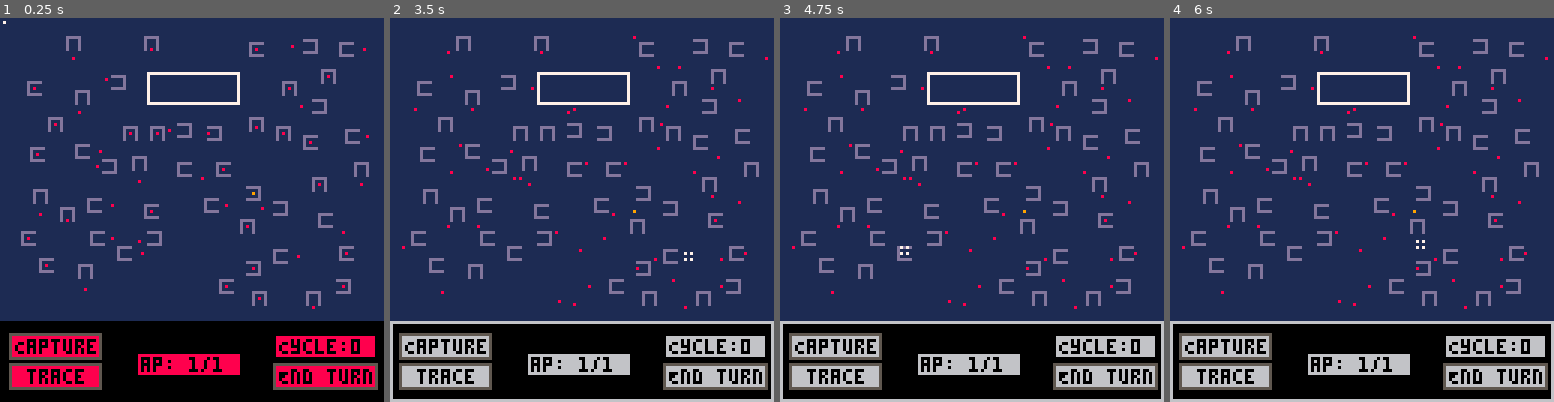
Above: before the commit, frames 1-4 (left to right).
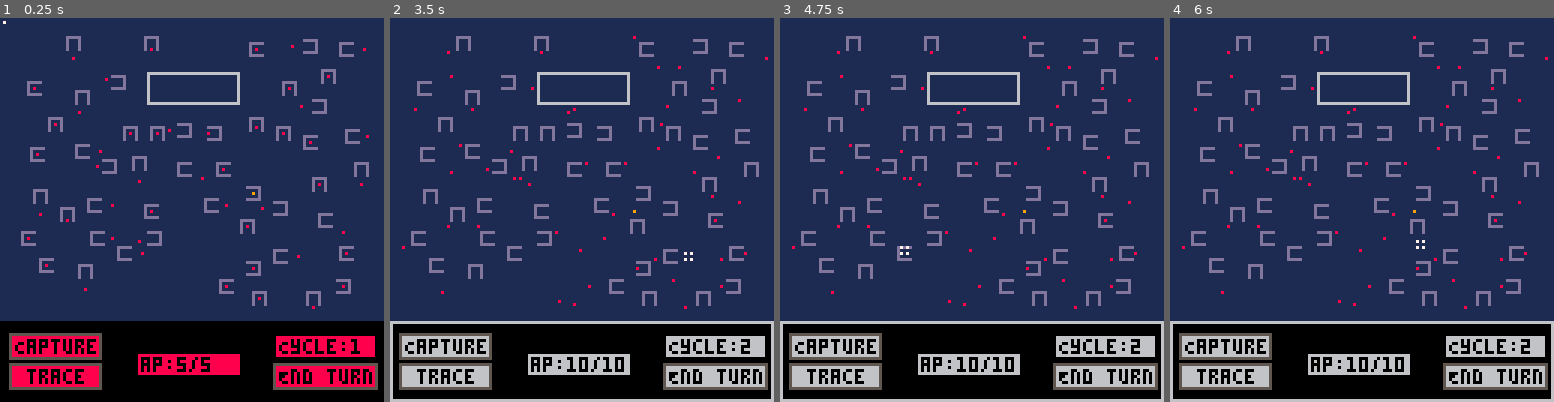
Above: after the commit, the same moments.

Repository: vholmer/capture-and-trace
Game: PICO-8 cartridge cart.p8
The game is run twice, just before and just after one commit, with the same random seed, the same clock (stepped at 60 frames per second) and the same inputs.
Inputs (mouse positions are in pixels of both pictures, inside the frame that each line leads up to):
- Up to frame 1 (0.25 s): no input
- Up to frame 2 (3.5 s): click (670, 121) at 0.67 s; click (436, 267) at 1.22 s; click (497, 114) at 1.77 s; click (562, 259) at 2.32 s; click (624, 106) at 2.87 s; click (685, 256) at 3.42 s
- Up to frame 3 (4.75 s): click (841, 102) at 3.97 s; click (902, 248) at 4.52 s
- Up to frame 4 (6 s): click (1354, 94) at 5.07 s; click (1419, 244) at 5.62 s

The runs differ from the first frame. In frame 1, 0.8% of the frame differs, in the area x 38-94%, y 14-93%; in frame 2, 0.7%; in frame 3, 0.7%; in frame 4, 0.7%.

Commit message:
particles!

Diff:
--- a/lua/draw.lua
+++ b/lua/draw.lua
@@ -21,11 +21,53 @@
 	)
 
 	print(
-		"ap: " .. curr_ap .. "/" .. max_ap,
+		"ap:" .. curr_ap .. "/" .. max_ap,
 		ap_top_left_x + 1,
 		ap_top_left_y + 1,
 		0
 	)
+end
+
+function draw_capture()
+	local mouse_x = stat(32)
+	local mouse_y = stat(33)
+
+	for agent in all(agents) do
+		if capturing then
+			local top_left_x = agent.x - 1
+			local top_left_y = agent.y - 1
+			local bot_right_x = agent.x + 1
+			local bot_right_y = agent.y + 1
+
+			if top_left_x < min_x or top_left_x == nil then
+				top_left_x = min_x
+			end
+			if top_left_y < min_y or top_left_y == nil
+				then top_left_y = min_y
+				end
+			if bot_right_x > max_x or bot_right_x == nil then
+				bot_right_x = max_x
+			end
+			if bot_right_y > max_y  or bot_right_y == nil then
+				bot_right_y = max_y
+			end
+
+			if 		mouse_x >= top_left_x
+				and mouse_x <= bot_right_x
+				and mouse_y >= top_left_y
+				and mouse_y <= bot_right_y
+			then
+				agent_to_capture = agent
+				circ(
+					agent.x,
+					agent.y,
+					4,
+					10
+				)
+				break
+			end
+		end
+	end
 end
 
 function draw_cycle()
@@ -100,10 +142,11 @@
 
 function draw_hall()
 	rect(
-		hall.top_left_x, hall.top_left_y,
-		hall.top_left_x + hall.width,
-		hall.top_left_y + hall.height,
-		7
+		hall.top_left_x,
+		hall.top_left_y,
+		hall.bot_right_x,
+		hall.bot_right_y,
+		6
 	)
 end
 
@@ -170,6 +213,10 @@
 		and true
 	then
 		pset(a.x, a.y, 9)
+	elseif	a.is_captured
+		and true
+	then
+		pset(a.x, a.y, 11)
 	else
 		pset(a.x, a.y, 8)
 	end
@@ -291,6 +338,8 @@
 
 	if game_over then
 		color = 8
+	elseif capturing then
+		color = 12
 	elseif capture_mouse_over and not buttons_disabled then
 		color = 3
 	elseif in_cycle then
@@ -360,3 +409,21 @@
 		0
 	)
 end
+
+function draw_exp_circles()
+	for circle in all(exp_circles) do
+		circ(
+			circle.x,
+			circle.y,
+			circle.r,
+			circle.col
+		)
+		circle.r += circle.speed
+	end
+end
+
+function draw_particles()
+	for particle in all(particles) do
+		pset(particle.x, particle.y, particle.col)
+	end
+end
--- a/lua/game.lua
+++ b/lua/game.lua
@@ -57,21 +57,56 @@
 		end
 	end
 
-	if stat(34) == 1 then
+	if stat(34) == 1 then -- left click
 		if 		mouse_x >= end_turn_top_left_x
 			and mouse_x <= end_turn_bot_right_x
 			and mouse_y >= end_turn_top_left_y
 			and mouse_y <= end_turn_bot_right_y
 			and not buttons_disabled
 		then
+			capturing = false
 			et_mouse_over = false
 			in_cycle = true
-			if cycle_count < 99 then
-				cycle_count += 1
-			else
-				cycle_count = 99
-			end
 			time_cycle = 100
+		end
+
+		if		mouse_x >= capture_top_left_x
+			and mouse_x <= capture_bot_right_x
+			and mouse_y >= capture_top_left_y
+			and mouse_y <= capture_bot_right_y
+		then
+			capturing = true
+		end
+
+		if capturing and agent_to_capture ~= nil then
+			if curr_ap >= 5 then
+				rand_x = flr(rnd(hall.bot_right_x - hall.top_left_x)) + hall.top_left_x
+				rand_y = flr(rnd(hall.bot_right_y - hall.top_left_y)) + hall.top_left_y
+
+				make_particle_line(
+					agent_to_capture.x,
+					agent_to_capture.y,
+					rand_x,
+					rand_y,
+					3,
+					9,
+					10
+				)
+
+				make_exp_circle(
+					rand_x,
+					rand_y,
+					0.6,
+					8,
+					10
+				)
+
+				agent_to_capture.x = rand_x
+				agent_to_capture.y = rand_y
+				agent_to_capture.is_captured = true
+				curr_ap -= 5
+				agent_to_capture = nil
+			end
 		end
 
 		if 		go_no_top_left_x ~= nil
@@ -95,6 +130,8 @@
 				stop()
 			end
 		end
+	elseif stat(34) == 2 then -- right click
+		capturing = false
 	end
 end
 
@@ -173,6 +210,28 @@
 	agent_move(a)
 end
 
+function circle_act(c)
+	if c.r >= c.max_r then
+		del(exp_circles, c)
+	end
+end
+
+function particle_act(p)
+	if 	p.life <= 0 then
+		del(particles, p)
+		p = nil
+		return
+	end
+
+	if p.y + p.dy > p.floor_y then p.dy *= -0.8 end
+
+	p.x += p.dx
+	p.y += p.dy
+	p.dy += 0.1
+
+	p.life -= 1
+end
+
 function sign(x)
 	if x < 0 then return -1 elseif x == 0 then return 0 else return 1 end
 end
@@ -223,7 +282,7 @@
 
 function agent_get_snatched(agent)
 	snatcher = get_nearby_snatcher(agent)
-	if snatcher ~= nil then
+	if snatcher ~= nil and not agent.is_captured then
 		if snatch_chance > rnd(1) then
 			agent.is_snatcher = true
 		end
@@ -231,8 +290,15 @@
 end
 
 function agent_move(agent)
+	if 		(agent.x <= hall.top_left_x or agent.x >= hall.bot_right_x)
+		and (agent.y <= hall.top_left_y or agent.y >= hall.bot_right_y)
+	then
+		agent.is_captured = false
+	end
+
 	if agent.hunger < 0 or agent.going_home then
 		agent.going_home = true
+		agent.is_captured = false
 
 		if agent.x == agent.home_x and agent.y == agent.home_y then
 			agent.going_home = false
--- a/lua/globals.lua
+++ b/lua/globals.lua
@@ -2,6 +2,9 @@
 size = 128
 matrix = {}
 agents = {}
+particles = {}
+particle_lines = {}
+exp_circles = {}
 hall = {}
 dist = 1 -- distance between agents
 min_x = 0 + dist
@@ -12,11 +15,12 @@
 hit_distance = 3
 home_size = 4
 home_radius = home_size \ 2
-cycle_count = 0
+cycle_count = 1
 time_cycle = 100
 in_cycle = true
-max_ap = 1
-curr_ap = 1
+max_ap = 5
+curr_ap = 5
+ap_limit = 30
 et_mouse_over = false
 snatch_radius = 3
 snatch_chance = 0.1 -- percent
--- a/lua/main.lua
+++ b/lua/main.lua
@@ -8,9 +8,18 @@
 
 function _update()
 	if time_cycle <= 0 then
-		in_cycle = false
-		reset_ap = true
-		max_ap = cycle_count + 1
+		if in_cycle then
+			if max_ap < ap_limit then
+				max_ap += 5
+			end
+			if cycle_count < 99 then
+				cycle_count += 1
+			else
+				cycle_count = 99
+			end
+			in_cycle = false
+			reset_ap = true
+		end
 	end
 	if in_cycle then
 		foreach(agents, act)
@@ -29,6 +38,8 @@
 	if time_cycle > 0 then
 		time_cycle -= 1
 	end
+	foreach(particles, particle_act)
+	foreach(exp_circles, circle_act)
 end
 
 function _draw()
@@ -40,6 +51,8 @@
 	foreach(agents, draw_home)
 	foreach(agents, draw_agent)
 	draw_hall()
+	draw_exp_circles()
+	draw_particles()
 	draw_endturn()
 	draw_cycle()
 	draw_ap()
@@ -47,6 +60,7 @@
 	if game_over then
 		draw_game_over()
 	end
+	draw_capture()
 	draw_mouse()
 	--print("CPU: " .. stat(1), 0, 0, 7)
 	--print("MEM: " .. stat(0), 0, 6, 7)
--- a/lua/make.lua
+++ b/lua/make.lua
@@ -23,6 +23,7 @@
 		agent.y = rand_y
 		agent.home_x = rand_x
 		agent.home_y = rand_y
+		agent.is_captured = false
 		agent.home_opn_indx = 1 + flr(rnd(3))
 		matrix[agent.x][agent.y] = "agent"
 		agent.hunger = flr(rnd(400)) + 100
@@ -53,10 +54,23 @@
 		hall.height = 30
 	end
 
-	for i = hall.top_left_x, hall.top_left_x + hall.width do
-		for j = hall.top_left_y, hall.top_left_y + hall.height do
-			matrix[i][j] = "hall"
-		end
+	hall.bot_right_x = hall.top_left_x + hall.width
+	hall.bot_right_y = hall.top_left_y + hall.height
+
+	for i = hall.top_left_x, hall.bot_right_x do
+		matrix[i][hall.top_left_y] = "hall"
+	end
+
+	for i = hall.top_left_x, hall.bot_right_x do
+		matrix[i][hall.bot_right_y] = "hall"
+	end
+
+	for i = hall.top_left_y, hall.bot_right_y do
+		matrix[hall.top_left_x][i] = "hall"
+	end
+
+	for i = hall.top_left_y, hall.bot_right_y do
+		matrix[hall.bot_right_x][i] = "hall"
 	end
 end
 
@@ -83,3 +97,122 @@
 		end
 	end
 end
+
+function make_exp_circle(x, y, speed, max_r, col)
+	local circle = {}
+	circle.x = x
+	circle.y = y
+	circle.r = 0
+	circle.max_r = max_r
+	circle.speed = speed
+	circle.col = col
+	add(exp_circles, circle)
+end
+
+function make_particle_point(x, y, n, col)
+	for i = 0, n do
+		local particle = {}
+		particle.x = x
+		particle.y = y
+		particle.col = col
+		particle.floor_y = y + 2
+		particle.life = flr(rnd(10)) + 5
+
+		particle.dx = rnd(0.1) - 0.2
+		particle.dy = rnd(0.5) * -1
+
+		add(particles, particle)
+	end
+end
+
+function make_particle_line(x1, y1, x2, y2, n, col1, col2)
+	local x, y, dx, dy, dx1, dy1, px, py, xe, ye
+
+	dx = x2 - x1
+	dy = y2 - y1
+
+	dx1 = abs(dx)
+	dy1 = abs(dy)
+
+	px = 2 * dy1 - dx1
+	py = 2 * dx1 - dy1
+
+	if dy1 <= dx1 then
+		if dx >= 0 then
+			x = x1
+			y = y1
+			xe = x2
+		else
+			x = x2
+			y = y2
+			xe = x1
+		end
+
+		if 0.5 > rnd(1) then
+			make_particle_point(x, y, n, col1)
+		else
+			make_particle_point(x, y, n, col2)
+		end
+
+		while x < xe do
+			x += 1
+			if px < 0 then
+				px += 2 * dy1
+			else
+				if 		(dx < 0 and dy < 0)
+					or 	(dx > 0 and dy > 0)
+				then
+					y += 1
+				else
+					y -= 1
+				end
+				px += 2 * (dy1 - dx1)
+			end
+
+			if 0.5 > rnd(1) then
+				make_particle_point(x, y, n, col1)
+			else
+				make_particle_point(x, y, n, col2)
+			end
+		end
+	else
+		if dy >= 0 then
+			x = x1
+			y = y1
+			ye = y2
+		else
+			x = x2
+			y = y2
+			ye = y1
+		end
+
+		if 0.5 > rnd(1) then
+			make_particle_point(x, y, n, col1)
+		else
+			make_particle_point(x, y, n, col2)
+		end
+
+		while y < ye do
+			y += 1
+			if py <= 0 then
+				py += 2 * dx1
+			else
+				if		(dx < 0 and dy < 0)
+					or	(dx > 0 and dy > 0)
+				then
+					x += 1
+				else
+					x -= 1
+				end
+
+				py += 2 * (dx1 - dy1)
+			end
+
+			if 0.5 > rnd(1) then
+				make_particle_point(x, y, n, col1)
+			else
+				make_particle_point(x, y, n, col2)
+			end
+		end
+	end
+end
